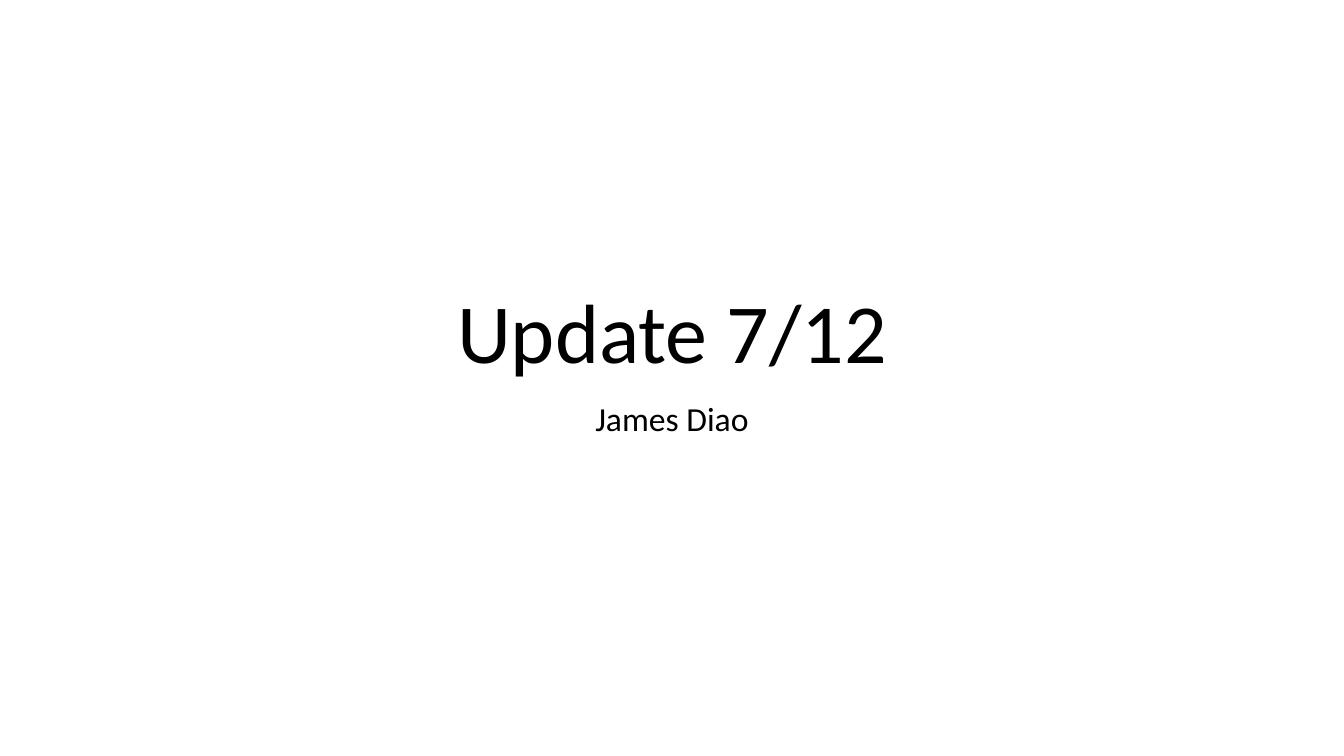
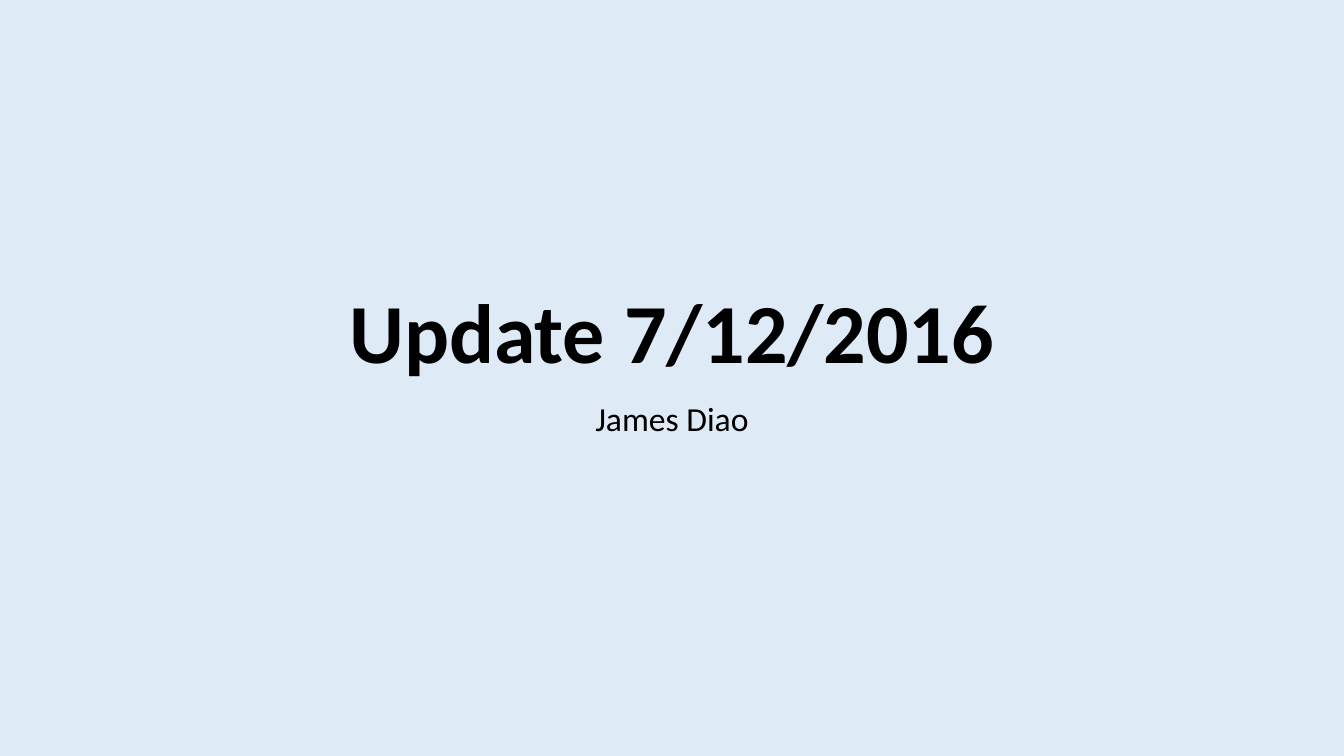
Before and after one commit to dfan/HST-2016, a slide deck: slide 1 of week_5/Presentation_week_5.pptx. Drawn at 1344x756 pixels with LibreOffice and Linux fonts; fonts in the diff are those of the drawing. Boxes give left, top, right and bottom in pixels: in the first picture for what was removed or moved away, otherwise in the second. Text is boxed around its words. In the diff, an @@ line names an element or a change of style, - is before the commit and + after.

```diff
--- a/week_5/Presentation_week_5.pptx
+++ b/week_5/Presentation_week_5.pptx
@@ background #FFFFFF to #DEEBF7 @@
@@ title at (349,304,994,377): text changed; bold on @@
-Update 7/12
+Update 7/12/2016
```
Also in this commit, not shown: 1 other slide changed, 9 slides added, 3 slides removed, 5 other files.
